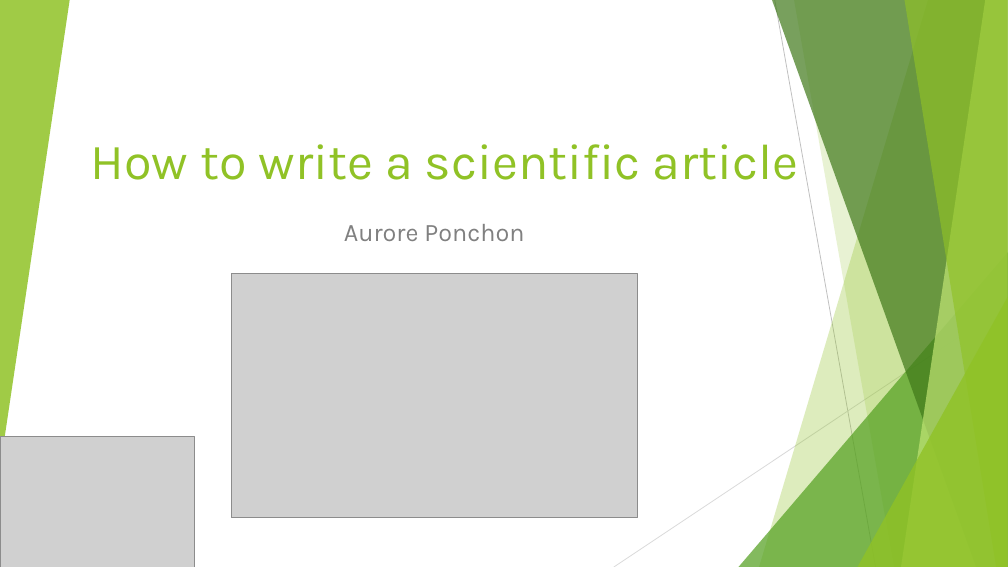
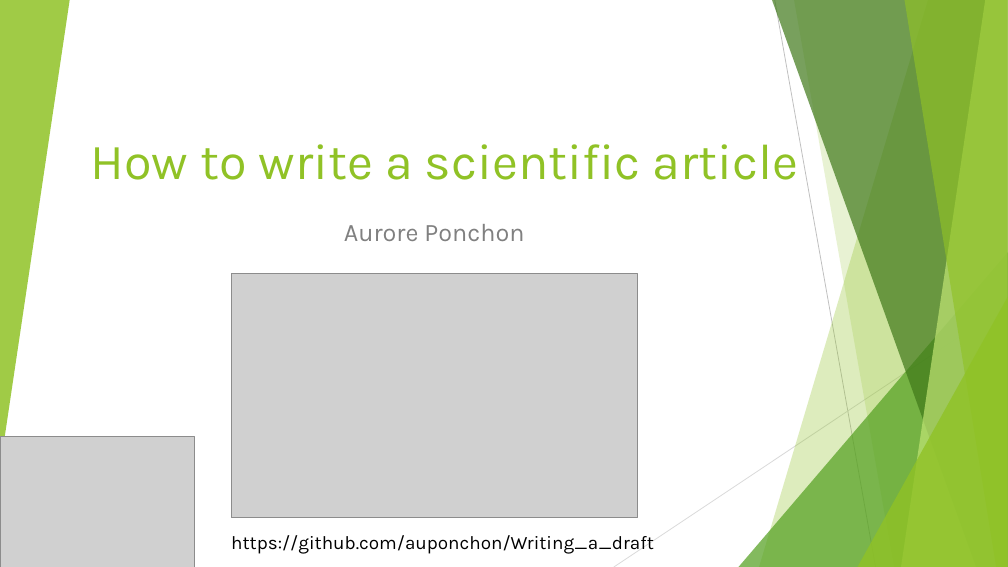
Before and after one commit to auponchon/Writing_a_draft, a slide deck: slide 1 of How to write a first draft.pptx. Drawn at 1008x567 pixels with LibreOffice and Linux fonts; fonts in the diff are those of the drawing; grey boxes stand for pictures. Boxes give left, top, right and bottom in pixels: in the first picture for what was removed or moved away, otherwise in the second. Text is boxed around its words. In the diff, an @@ line names an element or a change of style, - is before the commit and + after.

Commit message:
Update How to write a first draft.pptx
Last changes

```diff
--- a/How to write a first draft.pptx
+++ b/How to write a first draft.pptx
@@ text added at (231, 535, 654, 554), 18 pt, text #000000 @@
+https://github.com/auponchon/Writing_a_draft
```
Also in this commit, not shown: 1 other slide changed, 1 slide added.
